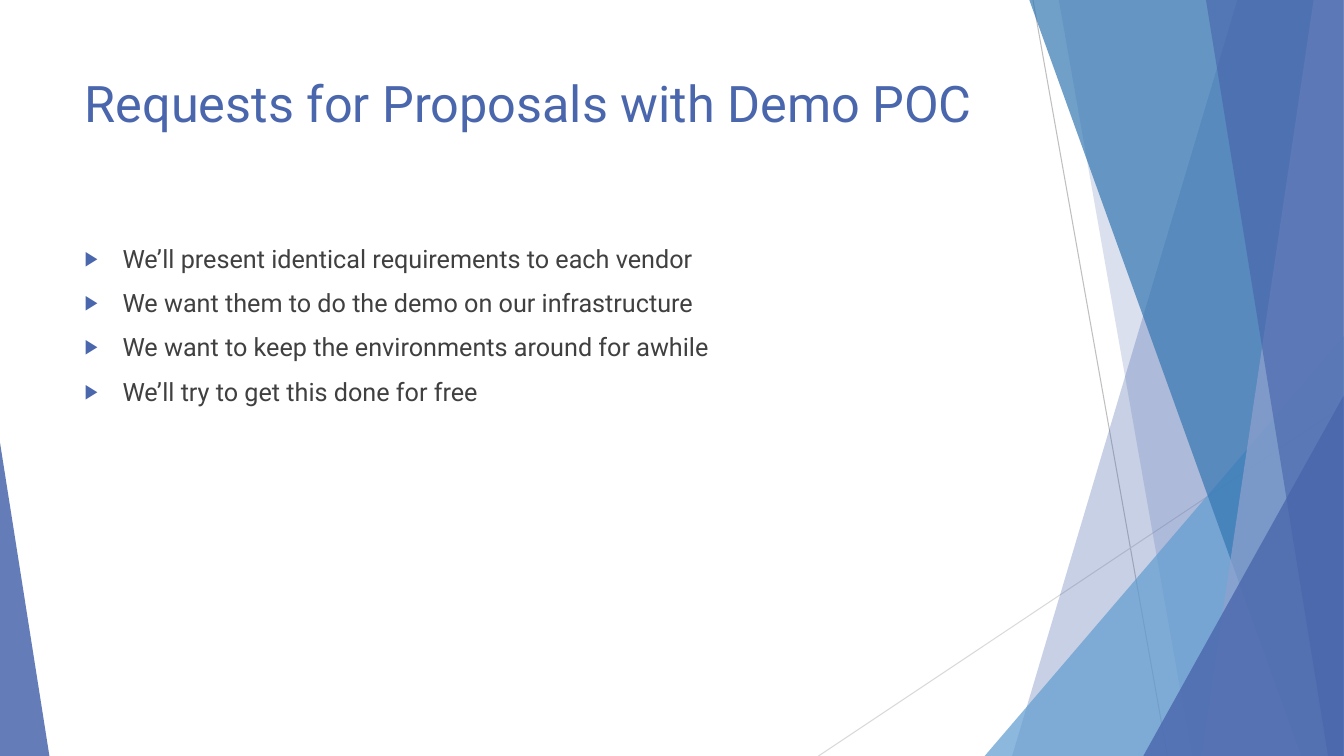
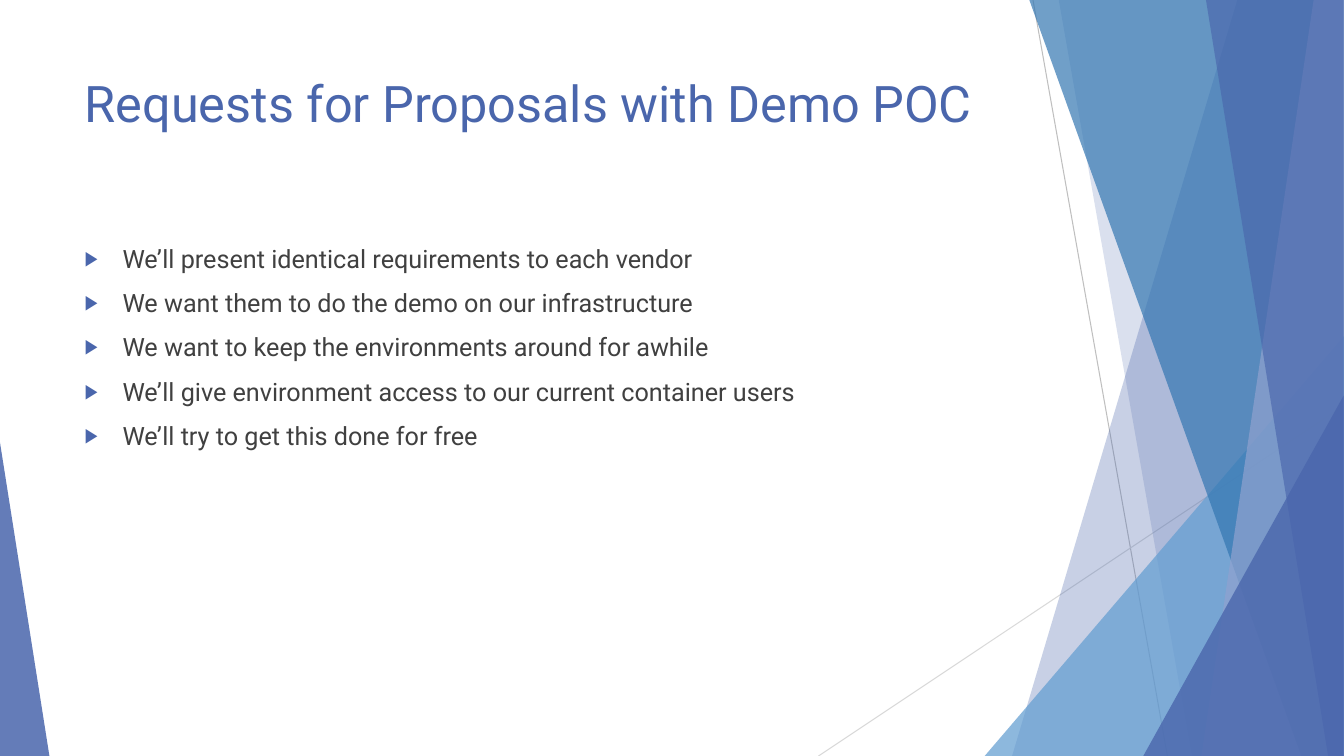
Before and after one commit to EnterpriseProductsLP/docker-straw-man, a slide deck: slide 6 of presentation.pptx (slide 7 before the commit). Drawn at 1344x756 pixels with LibreOffice and Linux fonts; fonts in the diff are those of the drawing. Boxes give left, top, right and bottom in pixels: in the first picture for what was removed or moved away, otherwise in the second. Text is boxed around its words. In the diff, an @@ line names an element or a change of style, - is before the commit and + after.

```diff
--- a/presentation.pptx
+++ b/presentation.pptx
@@ text at [123,382,795,407]: paragraph added @@
+▶ We’ll give environment access to our current container users
```
Also in this commit, not shown: 7 other slides changed, 3 slides removed.
